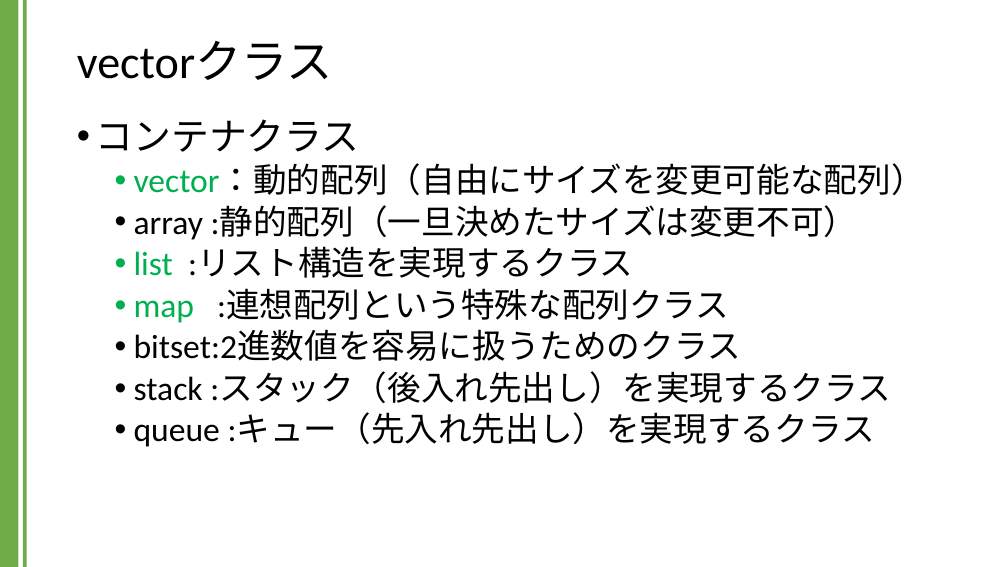
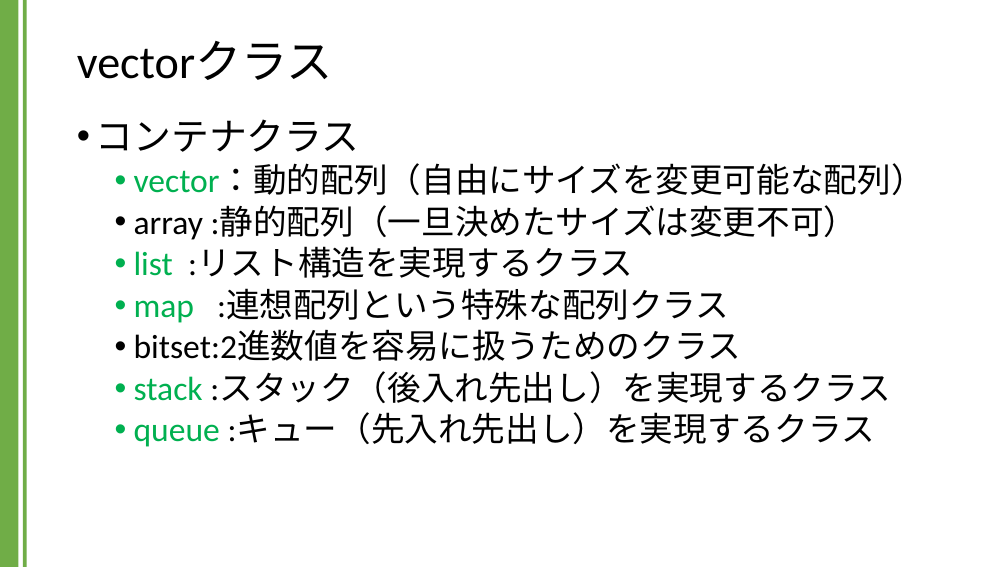
Before and after one commit to kic-murata/cpp2024, a slide deck: slide 2 of 授業資料/講義資料：Vectorクラス.pptx. Drawn at 1008x567 pixels with LibreOffice and Linux fonts; fonts in the diff are those of the drawing. Boxes give left, top, right and bottom in pixels: in the first picture for what was removed or moved away, otherwise in the second. Text is boxed around its words. In the diff, an @@ line names an element or a change of style, - is before the commit and + after.

```diff
--- a/授業資料/講義資料：Vectorクラス.pptx
+++ b/授業資料/講義資料：Vectorクラス.pptx
@@ text at [134, 372, 891, 447]: text colour #000000 to #00B050 in "stack", "queue" @@
```
Also in this commit, not shown: 9 other slides changed, 1 other file.
